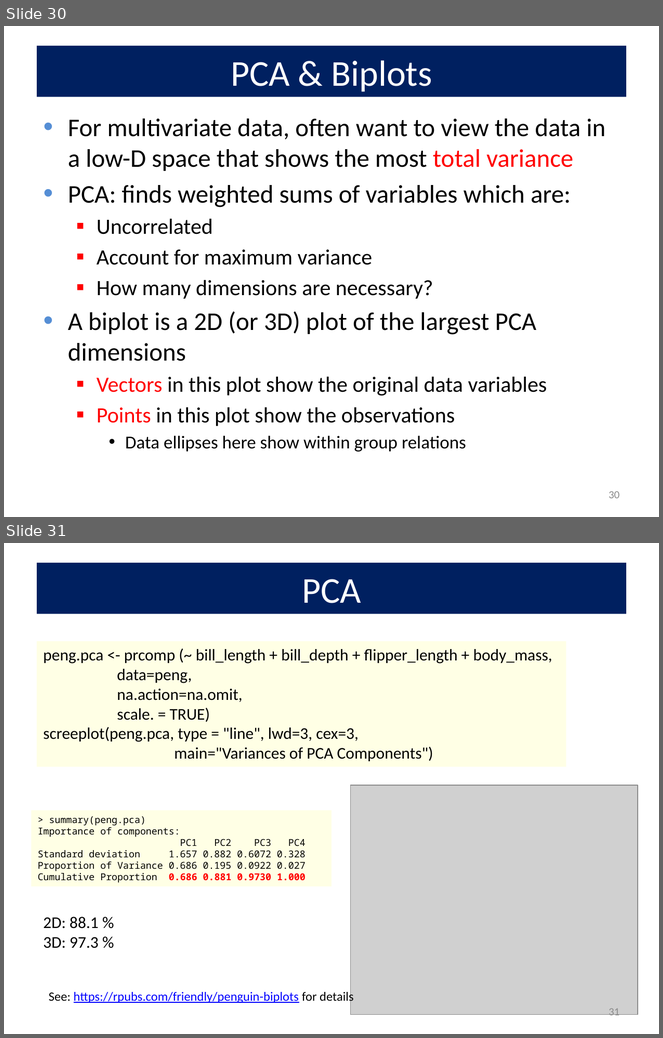
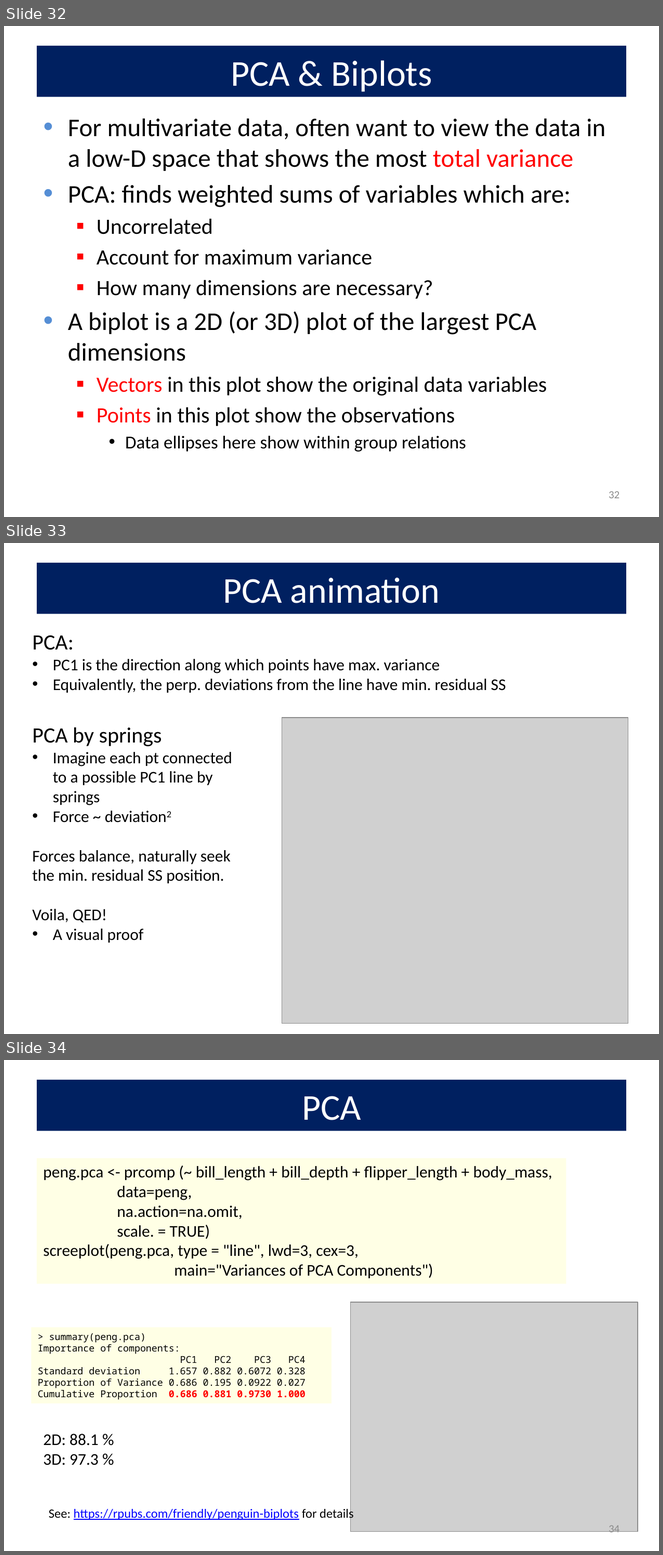
Before and after one commit to friendly/VisMLM-course, a slide deck: docs/lectures/lecture2.pptx. Shown one above the other, each under a label of ours: slides 30 and 31 before the commit, slides 32, 33 and 34 after it. The pictures are 663x1038 and 663x1555 pixels, drawn with LibreOffice and Linux fonts; fonts in the diff are those of the drawing; grey boxes stand for pictures. Boxes give left, top, right and bottom in pixels: in the first picture for what was removed or moved away, otherwise in the second. Text is boxed around its words. In the diff, an @@ line names an element or a change of style, - is before the commit and + after.

```diff
--- a/docs/lectures/lecture2.pptx
+++ b/docs/lectures/lecture2.pptx
@@ slide 33 added at (4, 543, 659, 1034), background #FFFFFF @@
@@ title added at (37, 563, 626, 614), fill #002060, 40 pt, text #FFFFFF @@
+PCA animation
@@ text added at (32, 635, 506, 693), 18 pt, text #000000 @@
+PCA:
+• PC1 is the direction along which points have max. variance
+• Equivalently, the perp. deviations from the line have min. residual SS
@@ text added at (32, 727, 232, 943), 18 pt, text #000000 @@
+PCA by springs
+• Imagine each pt connected to a possible PC1 line by springs
+• Force ~ deviation2
+Forces balance, naturally seek the min. residual SS position.
+Voila, QED!
+• A visual proof
@@ picture added at (282, 718, 629, 1024) @@
@@ what was slide 30 is now slide 32 @@
@@ page number at (609, 491, 620, 499): text changed @@
-30
+32
@@ what was slide 31 is now slide 34 @@
@@ page number at (609, 1526, 620, 1536): text changed @@
-31
+34
```
Also in this commit, not shown: 6 slides changed, 2 other slides added, 28 other files.
